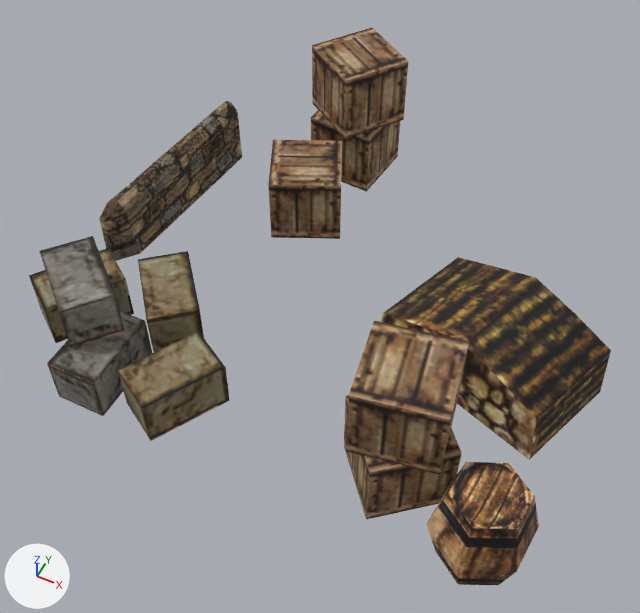
The COLLADA model client/art/meshes/props/iber_storehouse_a.dae: old version first, new version second.
Both versions are drawn from a 50 mm camera at (0.105, -0.32, 0.342) aimed at (-0.024, -0.061, 0.017). Every picture has the same lights, and +X, +Y and +Z are marked at lower left.
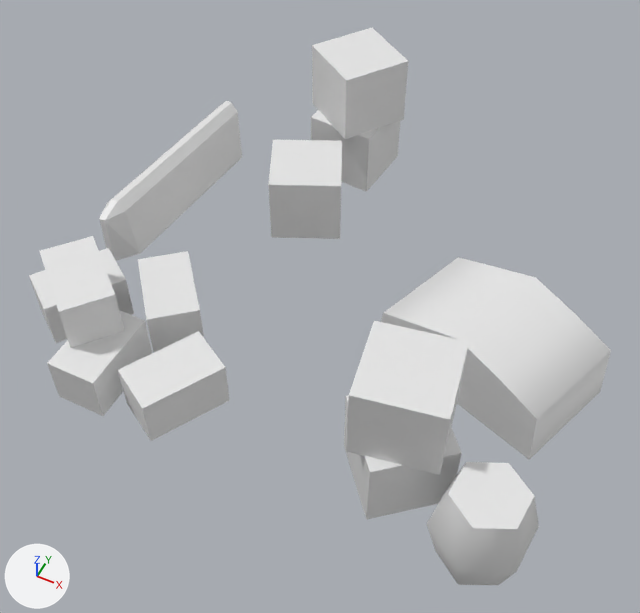
Changed parts and their boxes (x1, y1, x2, y2) in the pictures (640 x 613 px):
'Object05', recoloured (brown to white)
    both: (29, 28, 611, 585)

Patch to the scene script:
```diff
--- a/client/art/meshes/props/iber_storehouse_a.dae.py
+++ b/client/art/meshes/props/iber_storehouse_a.dae.py
@@ me_object05mesh @@
 me_object05mesh.from_pydata(...)  # 128 vertices, 170 faces; spans x -0.136..0.136, y -0.128..0.128, z -0.038..0.038
-me_object05mesh.materials.append(mat_gray)  # picture img_iber_struct_dds
```
